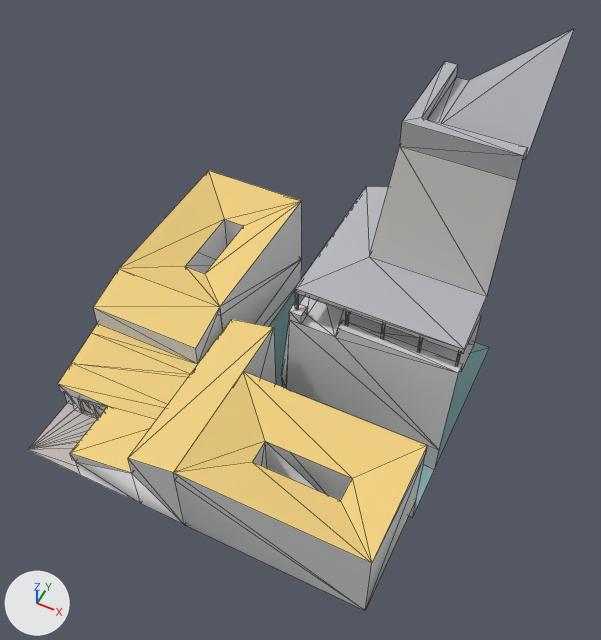
Before and after pictures for a commit that changed the OBJ model assets/stl_export/2c2r.obj.
One viewpoint serves both versions: a 50 mm lens placed at (21.7, -38.6, 57.8), pointed at (3.0, -1.2, 11.1). Every picture has the same lights, and +X, +Y and +Z are marked at lower left. The first picture is the older version. Mesh edges are drawn as thin lines. Where no turn or scale is listed for an object, it has been applied to the vertices. Vertices at exactly the same position are counted once.

In view in the first picture: '2c2r'.
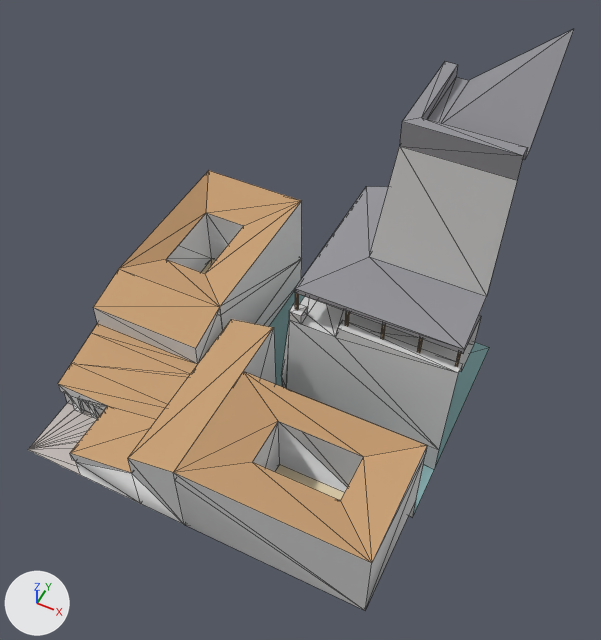
Patch to the scene script:
```diff
--- a/assets/stl_export/2c2r.obj.py
+++ b/assets/stl_export/2c2r.obj.py
@@ mat_castleroof @@
 mat_castleroof = principled_material('castleRoof')
-mat_castleroof.base_color = (0.471, 0.471, 0.51)  # grey #b7b7bd
+mat_castleroof.base_color = (0.294, 0.294, 0.318)  # grey #949499
 mat_castleroof.roughness = 1.0
@@ mat_material @@
 mat_material = principled_material('Material')
-mat_material.base_color = (0.878, 0.639, 0.224)  # yellow #f1d182
+mat_material.base_color = (0.577, 0.349, 0.176)  # brown #c89f74
 mat_material.roughness = 1.0
@@ me_2c2r @@
 me_2c2r.from_pydata(...)  # 245 vertices, 441 faces; spans x -15.0..15.0, y -15.0..15.0, z -3.0..29.6
 # used by ob_2c2r; location = (0.0, 0.0, 0.0)
 # before: 72 (-11.0, 4.0, 0.0), 77 (-11.0, 11.0, 0.0), 78 (-11.0, 4.0, 6.0) at pixel (185, 266), 79 (-11.0, 6.0, 6.0) at pixel (197, 252), 80 (-11.0, 11.0, 6.0) at pixel (224, 219)
 # before: 90 (4.0, -9.0, 0.0), 95 (11.0, -9.0, 0.0), 96 (4.0, -9.0, 6.0) at pixel (265, 441), 97 (6.0, -9.0, 6.0) at pixel (289, 451), 98 (11.0, -9.0, 6.0) at pixel (352, 478)
+# me_2c2r part 1
+for i in [72, *range(77, 81)]: me_2c2r.vertices[i].co += Vector((-2.0, 0.0, 0.0))
+# me_2c2r part 2
+for i in [90, *range(95, 99)]: me_2c2r.vertices[i].co += Vector((0.0, 2.0, 0.0))
 me_2c2r.materials.append(mat_castleroof)
```

Location of each change, (x1, y1, x2, y2) in pixels of the pictures (601 x 640 px; the box of a moved part takes in the faces that stretch with it):
'2c2r', recoloured, reshaped: (28, 29, 574, 610) in both
part 1 of me_2c2r, moved or reshaped: (119, 171, 301, 307) in both
part 2 of me_2c2r, moved or reshaped: (174, 371, 427, 563) in both
